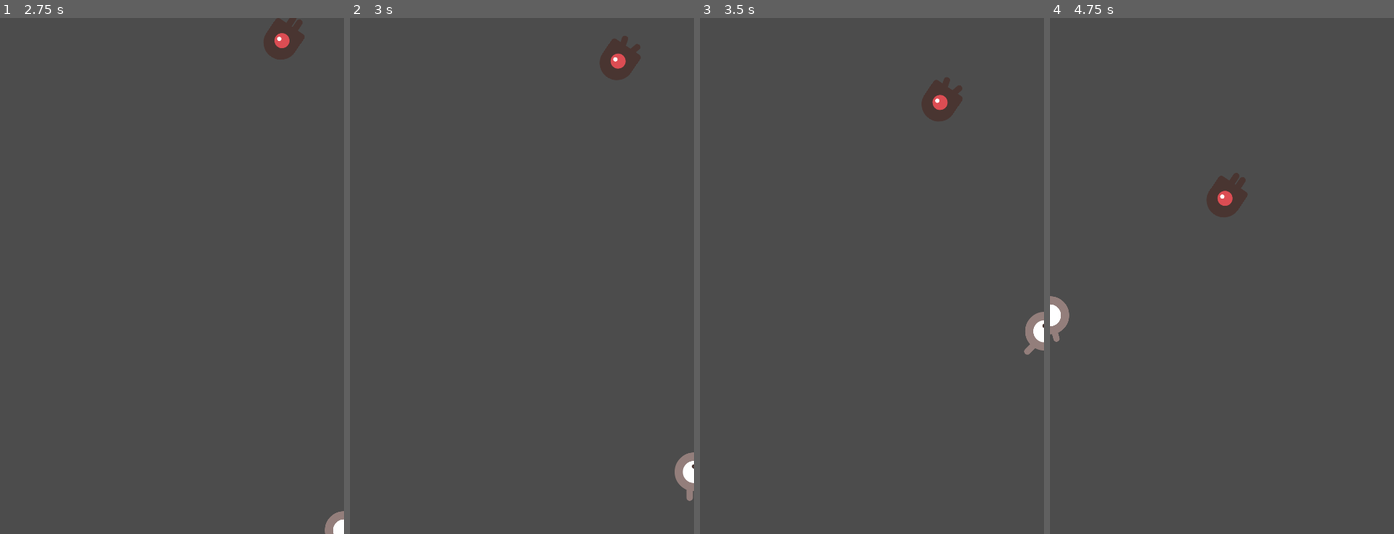
Above: before the commit, frames 1-4 (left to right).
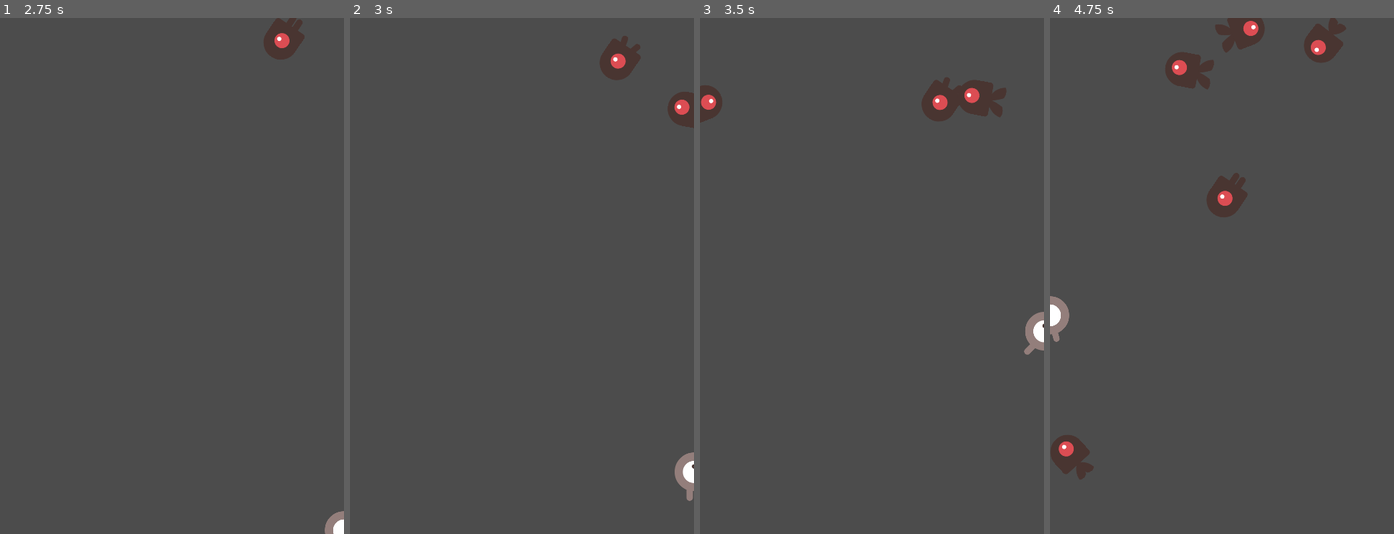
Above: after the commit, the same moments.

Repository: nicolastpi01/entregas-ipv-garcia-nicolas
Game: Godot game, scene res://Main.tscn
The game is run twice, just before and just after one commit, with the same random seed, the same clock (stepped at 60 frames per second) and the same inputs.
Inputs:
- Up to frame 1 (2.75 s): tap Enter at 0.5 s; hold Right (move_right) 0.53-1.28 s; hold Down (move_down) 1.28-2.03 s; hold Right (move_right) from 2.03 s (still down)
- Up to frame 2 (3 s): release Right (move_right) at 2.78 s; hold Up (move_up) from 2.78 s (still down)
- Up to frame 3 (3.5 s): keep holding Up (move_up)
- Up to frame 4 (4.75 s): release Up (move_up) at 3.53 s; hold Left (move_left) from 3.53 s (still down)

Frame 1 is identical in both runs. In frame 2, 0.4% of the frame differs, in the area x 92-100%, y 14-22%; in frame 3, 1.0%; in frame 4, 2.7%, in the area x 0-87%, y 0-90%.

Commit message:
MobTimer one Shot to false

Diff:
--- a/entrega-1-garcia-nicolas/Main.tscn
+++ b/entrega-1-garcia-nicolas/Main.tscn
@@ -17,7 +17,6 @@
 
 [node name="MobTimer" type="Timer" parent="."]
 wait_time = 0.5
-one_shot = true
 
 [node name="ScoreTimer" type="Timer" parent="."]
 one_shot = true
@@ -33,8 +32,7 @@
 curve = SubResource( 1 )
 
 [node name="MobSpawnLocation" type="PathFollow2D" parent="MobPath"]
-position = Vector2( -1, -2 )
-rotation = 1.5708
+rotation = -0.442962
 
 [connection signal="hit" from="Player" to="." method="game_over"]
 [connection signal="timeout" from="MobTimer" to="." method="_on_MobTimer_timeout"]
